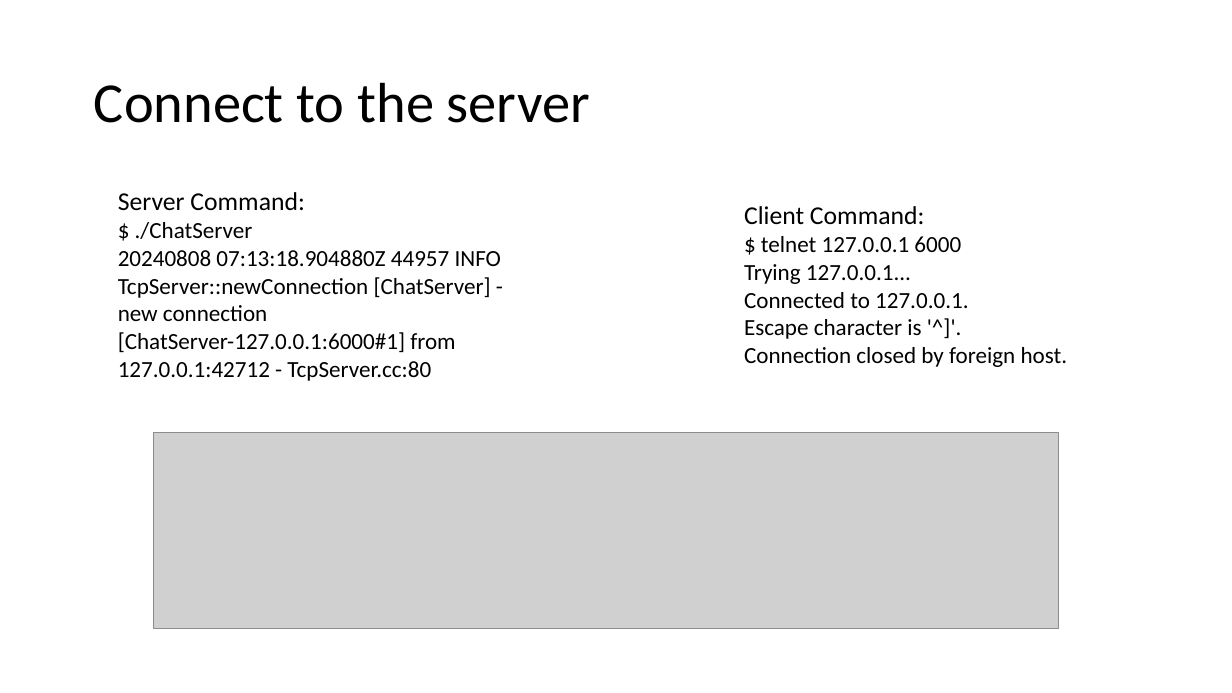
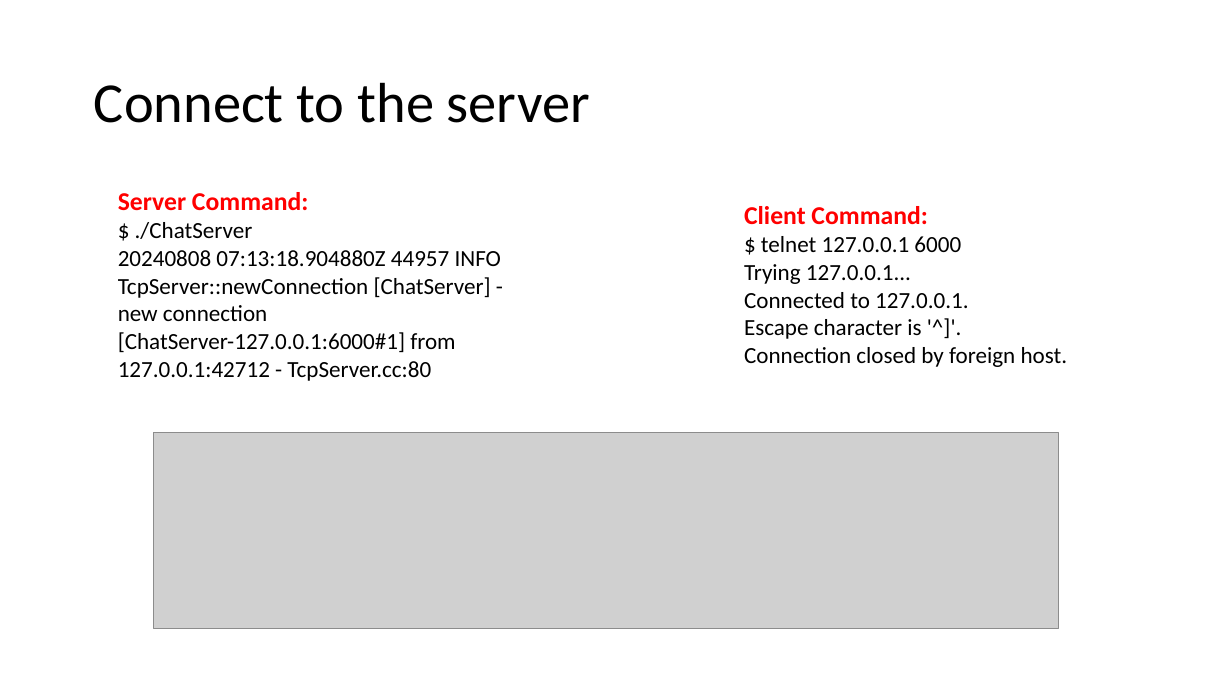
Before and after one commit to Chufeng-Jiang/Cluster_ChatServer, a slide deck: slide 9 of Advanced Linux Final Project.pptx (slide 8 before the commit). Drawn at 1232x693 pixels with LibreOffice and Linux fonts; fonts in the diff are those of the drawing; grey boxes stand for pictures. Boxes give left, top, right and bottom in pixels: in the first picture for what was removed or moved away, otherwise in the second. Text is boxed around its words. In the diff, an @@ line names an element or a change of style, - is before the commit and + after.

```diff
--- a/Advanced Linux Final Project.pptx
+++ b/Advanced Linux Final Project.pptx
@@ text at [118,192,309,211]: text colour #000000 to #FF0000, bold on in "Server Command:" @@
@@ text at [744,206,928,225]: text colour #000000 to #FF0000, bold on in "Client Command:" @@
```
Also in this commit, not shown: 4 other slides changed, 2 slides added.
